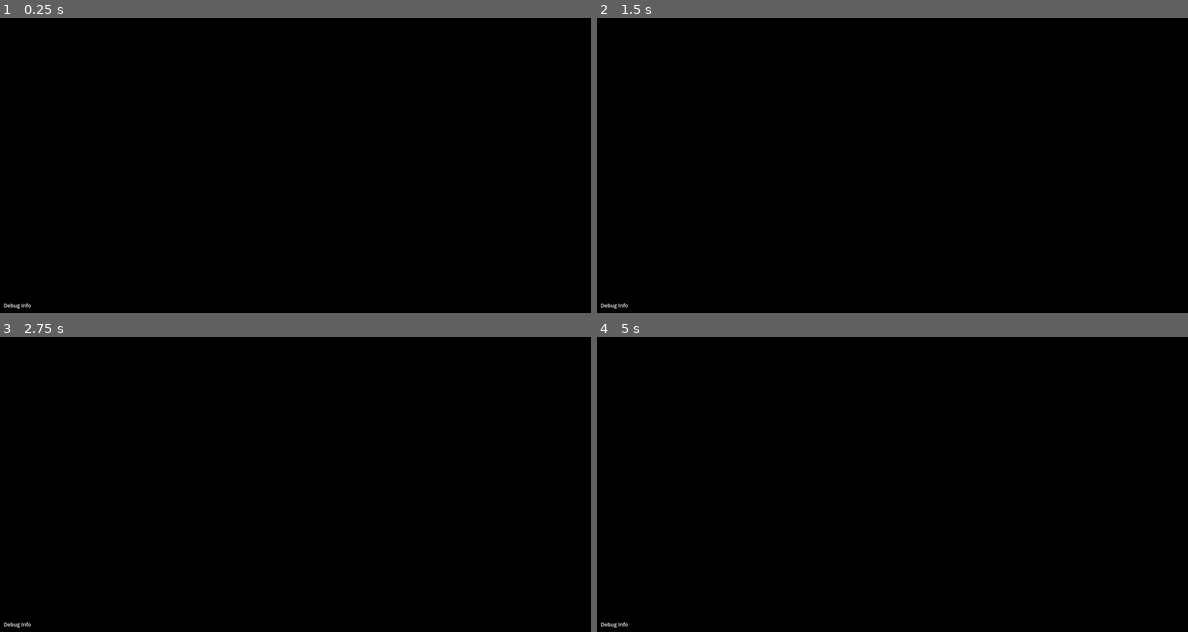
Above: before the commit, frames 1-4 (two rows, left to right).
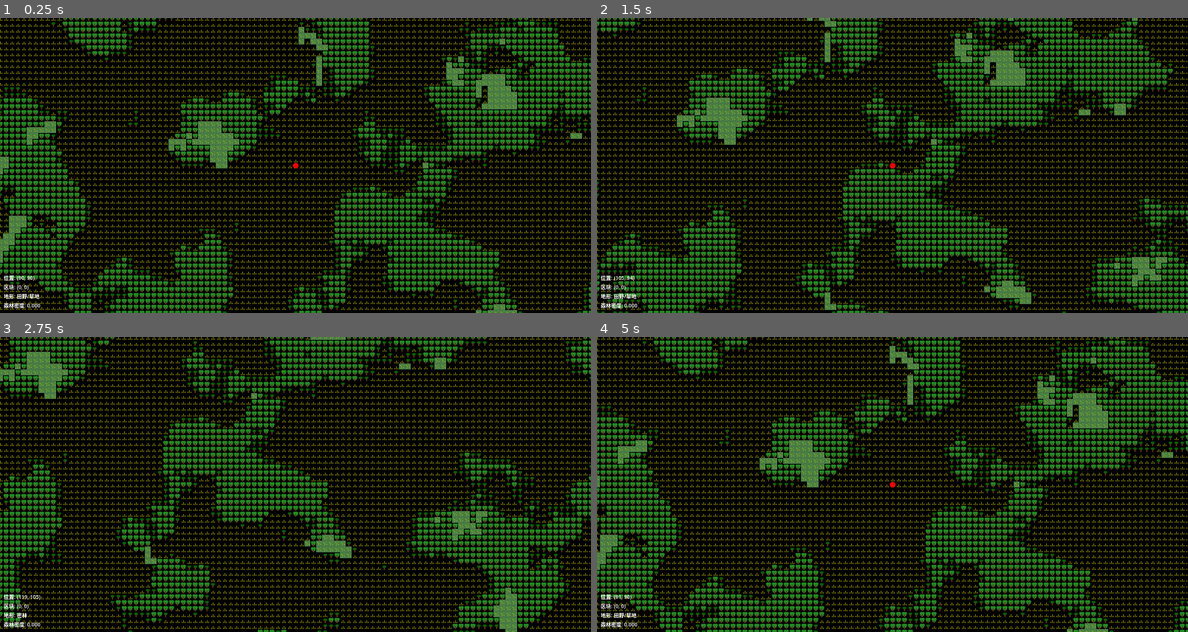
Above: after the commit, the same moments.

Repository: AliveGh0st/overmapchunkdemo
Game: Godot game, scene res://overmap_system.tscn
Two runs of this game, one before a commit and one after it. Both use one fixed random seed, a clock stepped at 60 frames per second and the inputs below.
Inputs:
- Up to frame 1 (0.25 s): no input
- Up to frame 2 (1.5 s): tap Enter at 0.5 s; hold Right (ui_right) 0.53-1.28 s; hold Down (ui_down) from 1.28 s (still down)
- Up to frame 3 (2.75 s): release Down (ui_down) at 2.03 s; hold Right (ui_right) from 2.03 s (still down)
- Up to frame 4 (5 s): release Right (ui_right) at 2.78 s; hold Up (ui_up) 2.78-3.53 s; hold Left (ui_left) from 3.53 s (still down)

The runs differ from the first frame. In frame 1, 33% of the frame differs, in the area x 0-100%, y 0-100%; in frame 2, 32%; in frame 3, 30%; in frame 4, 33%.
Error before the commit: Parse Error: Cannot find member "LakeConfig" in base "ColorConfig". (res://overmap_renderer.gd:232)

Commit message:
fix:修复配置管理器的错误调用

Diff:
--- a/overmap_renderer.gd
+++ b/overmap_renderer.gd
@@ -229,11 +229,11 @@
 	var terrain_colors = [
 		Config.ColorConfig.TERRAIN_COLOR,          # Config.TerrainConfig.TYPE_LAND = 0 (田野)
 		Config.ColorConfig.RIVER_COLOR,            # Config.TerrainConfig.TYPE_RIVER = 1 (河流)
-		Config.ColorConfig.LakeConfig.SURFACE_COLOR,     # Config.TerrainConfig.TYPE_LAKE_SURFACE = 2 (湖泊表面)
-		Config.ColorConfig.LakeConfig.SHORE_COLOR,       # Config.TerrainConfig.TYPE_LAKE_SHORE = 3 (湖岸)
-		Config.ColorConfig.ForestConfig.COLOR,           # Config.TerrainConfig.TYPE_FOREST = 4 (森林)
-		Config.ColorConfig.ForestConfig.THICK_COLOR,     # Config.TerrainConfig.TYPE_FOREST_THICK = 5 (密林)
-		Config.ColorConfig.SwampConfig.COLOR             # Config.TerrainConfig.TYPE_SWAMP = 6 (沼泽)
+		Config.ColorConfig.LAKE_SURFACE_COLOR,     # Config.TerrainConfig.TYPE_LAKE_SURFACE = 2 (湖泊表面)
+		Config.ColorConfig.LAKE_SHORE_COLOR,       # Config.TerrainConfig.TYPE_LAKE_SHORE = 3 (湖岸)
+		Config.ColorConfig.FOREST_COLOR,           # Config.TerrainConfig.TYPE_FOREST = 4 (森林)
+		Config.ColorConfig.FOREST_THICK_COLOR,     # Config.TerrainConfig.TYPE_FOREST_THICK = 5 (密林)
+		Config.ColorConfig.SWAMP_COLOR             # Config.TerrainConfig.TYPE_SWAMP = 6 (沼泽)
 	]
 
 	# 创建纹理图集，每个瓦片Config.RenderConfig.TILE_SIZE×Config.RenderConfig.TILE_SIZE像素
